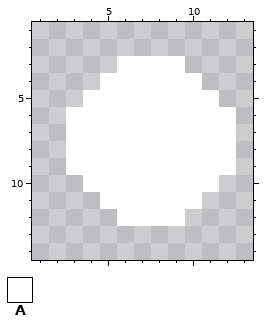
A pixel-art file gets an edit: aseprite/ball.aseprite. This is how it looked before the edit.
16x16 pixels, 1 frame. Shown: x 1..13, y 1..14.
Palette (. is transparent): A #ffffff
Pixels before, first column x 3:
 3 ...AAAA...
 4 ..AAAAAA..
 5 .AAAAAAAA.
 6 AAAAAAAAAA
 7 AAAAAAAAAA
 8 AAAAAAAAAA
 9 AAAAAAAAAA
10 .AAAAAAAA.
11 ..AAAAAA..
12 ...AAAA...
The result:
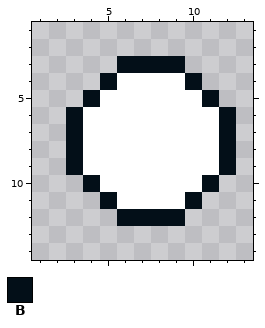
Colours new in this view: B #030f18
Change:
Changed rows in their new state; - is an unchanged pixel.
first column x 3:
 3 ---BBBB---
 4 --B----B--
 5 -B------B-
 6 B--------B
 7 B--------B
 8 B--------B
 9 B--------B
10 -B------B-
11 --B----B--
12 ---BBBB---
Boxes around the changes in both pictures, in picture pixels (x1, y1, x2, y2):
changed: (66, 56, 236, 226)
